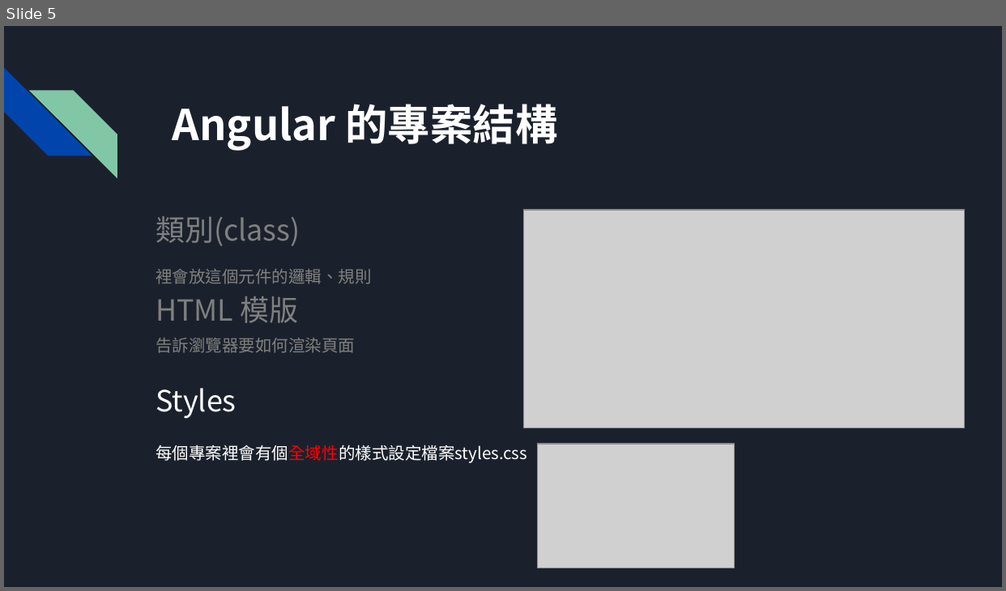
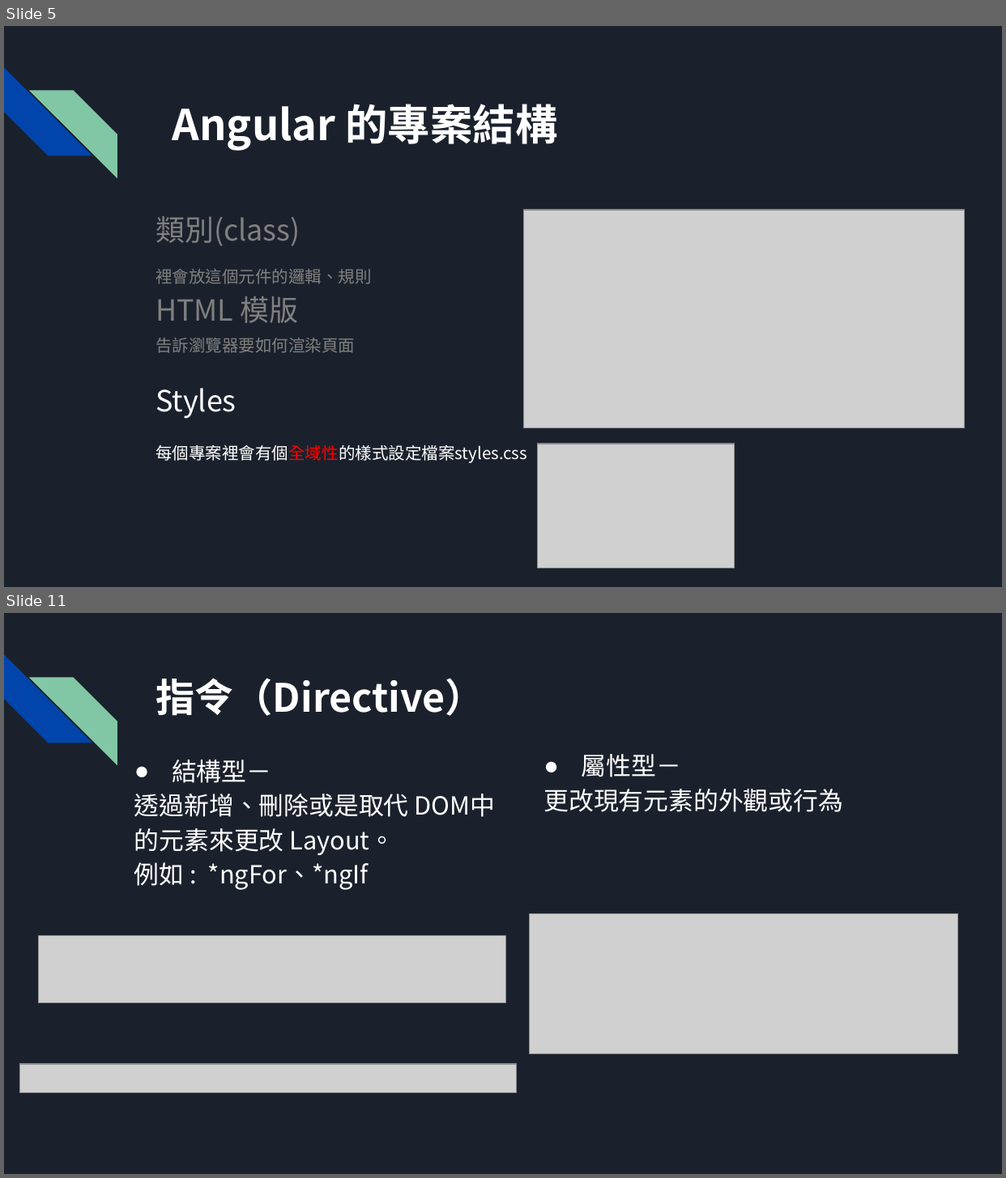
Before and after one commit to Hakusai0821/angular, a slide deck: demo/9_21報告.pptx. Shown one above the other, each under a label of ours: slide 5 before the commit, slides 5 and 11 after it; the slides between them are not shown. The pictures are 1006x591 and 1006x1178 pixels, drawn with LibreOffice and Linux fonts; fonts in the diff are those of the drawing; grey boxes stand for pictures. Boxes give left, top, right and bottom in pixels: in the first picture for what was removed or moved away, otherwise in the second. Text is boxed around its words. In the diff, an @@ line names an element or a change of style, - is before the commit and + after.

```diff
--- a/demo/9_21報告.pptx
+++ b/demo/9_21報告.pptx
@@ slide 11 added at <box>4,613,1002,1174</box>, background #1B212C; not listed: 2 template elements that a slide beside it also shows @@
@@ title added at <box>155,678,484,716</box>, 28.2 pt, text #FFFFFF, bold @@
+指令（Directive）
@@ text added at <box>543,754,843,812</box>, 18 pt, text #FFFFFF @@
+● 屬性型－
+更改現有元素的外觀或行為
@@ text added at <box>134,760,409,890</box>, 18 pt, text #FFFFFF @@
+● 結構型－
+透過新增、刪除或是取代 DOM中的元素來更改 Layout。
+例如 : *ngFor、*ngIf
@@ picture added at <box>529,914,957,1054</box> @@
@@ picture added at <box>38,935,506,1003</box> @@
@@ picture added at <box>20,1064,517,1093</box> @@
```
Also in this commit, not shown: 5 slides changed, 2 other slides added, 1 slide removed, 40 other files.
